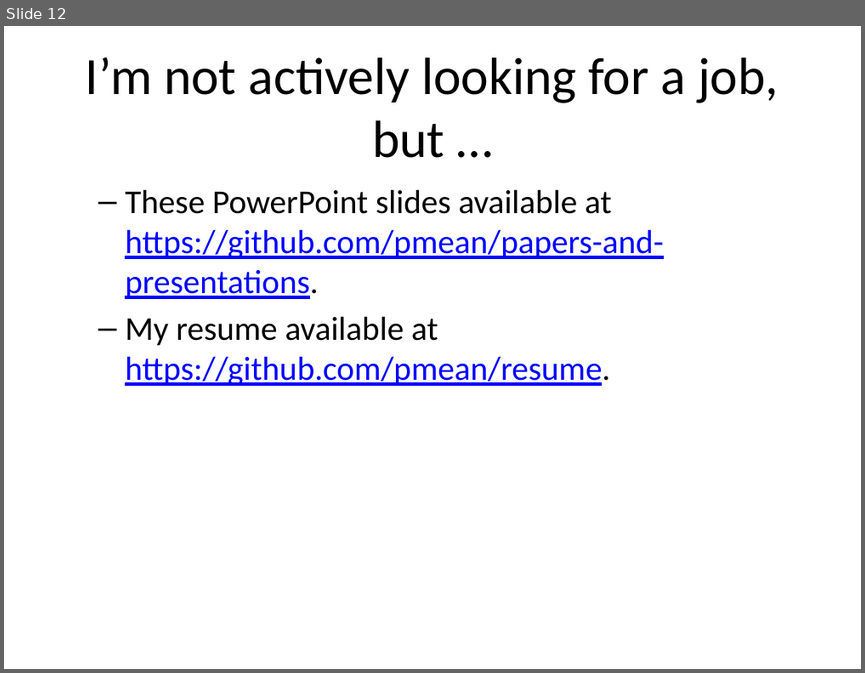
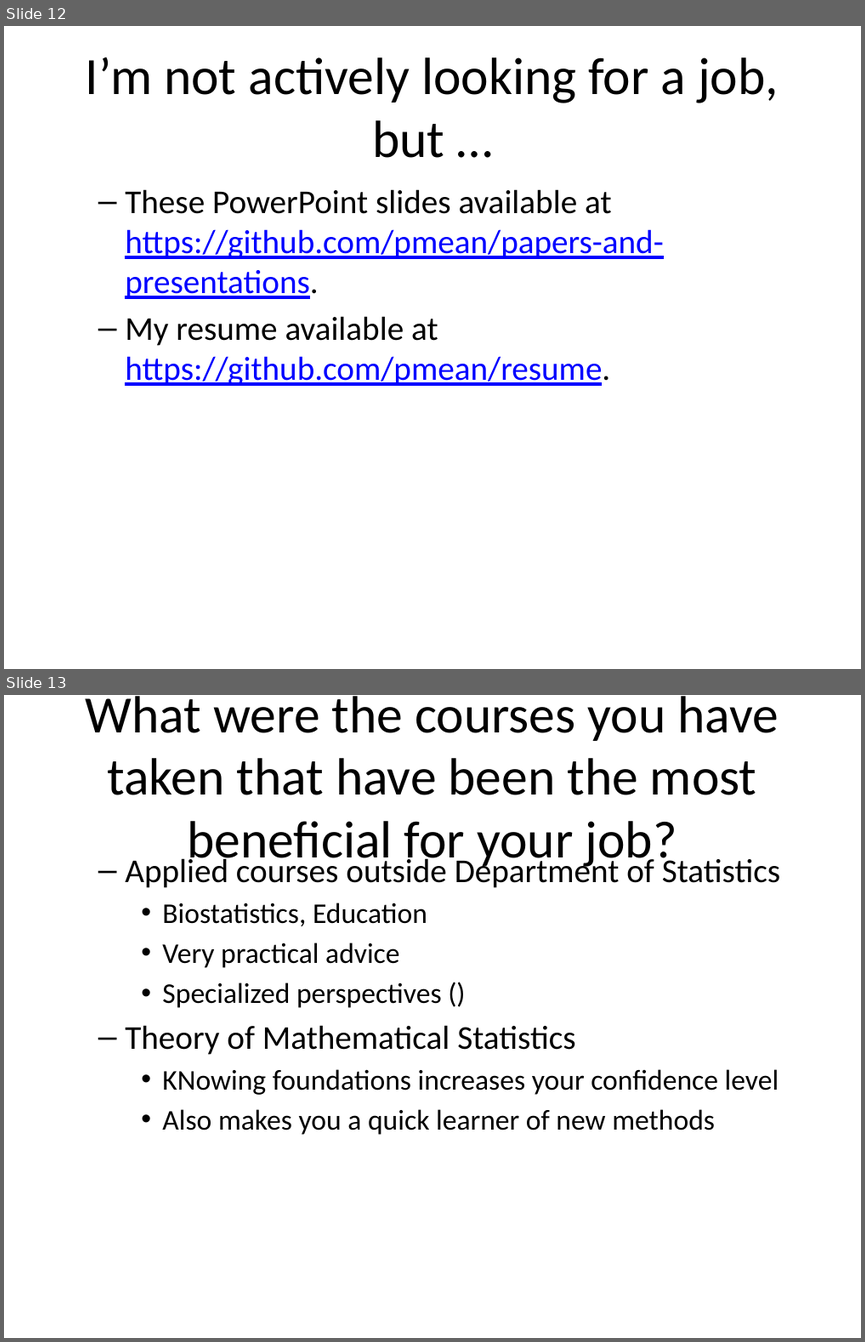
Before and after one commit to pmean/papers-and-presentations, a slide deck: consulting-careers/introduction.pptx. Shown one above the other, each under a label of ours: slide 12 before the commit, slides 12 and 13 after it. The pictures are 865x673 and 865x1342 pixels, drawn with LibreOffice and Linux fonts; fonts in the diff are those of the drawing. Boxes give left, top, right and bottom in pixels: in the first picture for what was removed or moved away, otherwise in the second. Text is boxed around its words. In the diff, an @@ line names an element or a change of style, - is before the commit and + after.

```diff
--- a/consulting-careers/introduction.pptx
+++ b/consulting-careers/introduction.pptx
@@ slide 13 added at <box>4,695,861,1338</box>, background #FFFFFF @@
@@ title added at <box>86,696,778,870</box>, 44 pt, text #000000 @@
+What were the courses you have taken that have been the most beneficial for your job?
@@ text added at <box>125,854,780,1134</box>, 24 pt, text #000000 @@
+  – Applied courses outside Department of Statistics
+    • Biostatistics, Education
+    • Very practical advice
+    • Specialized perspectives ()
+  – Theory of Mathematical Statistics
+    • KNowing foundations increases your confidence level
+    • Also makes you a quick learner of new methods
```
Also in this commit, not shown: 9 other slides added, 2 other files.
